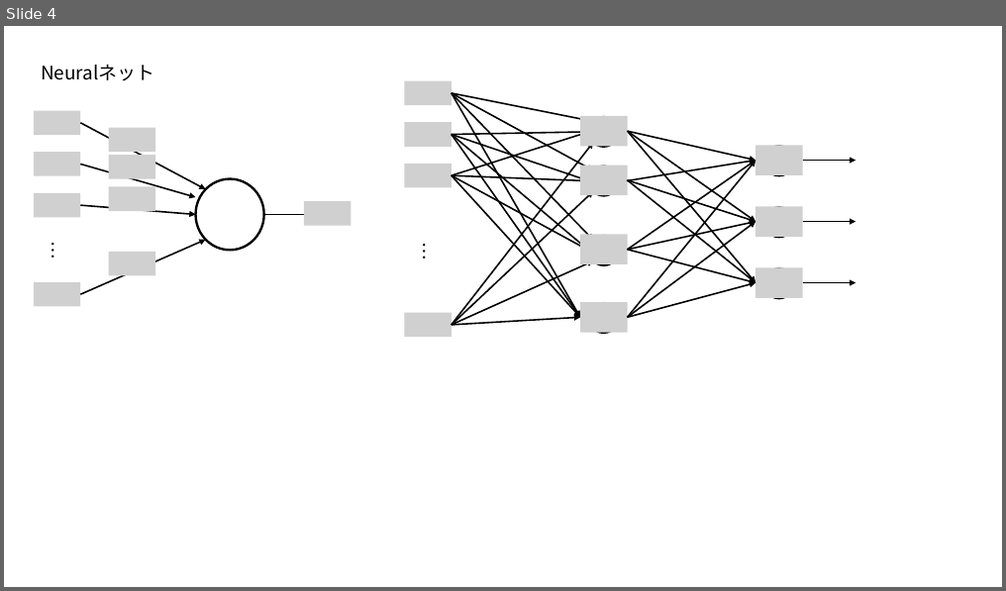
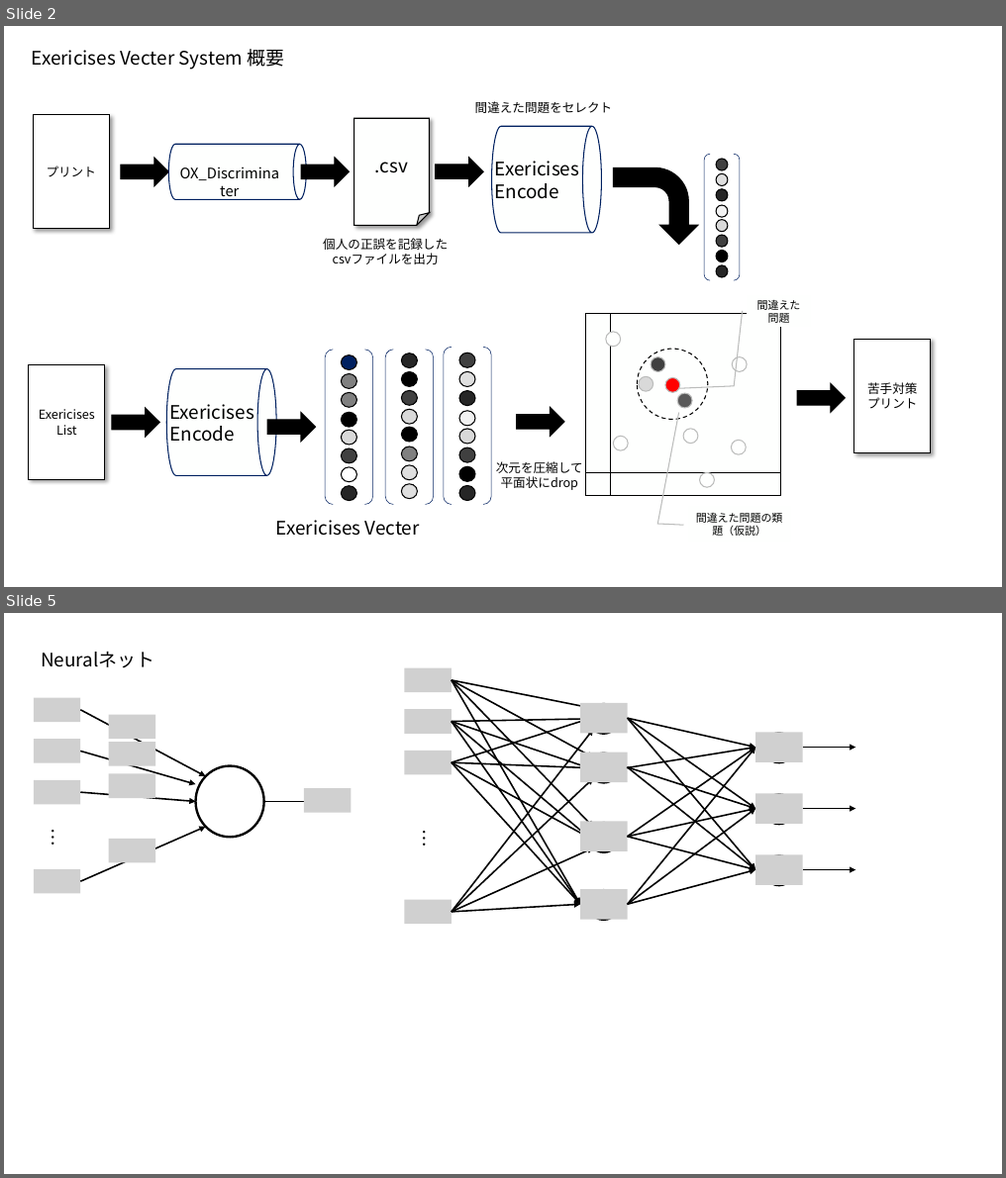
Before and after one commit to Poler382/thesis, a slide deck: pptx/図を作る用.pptx. Shown one above the other, each under a label of ours: slide 4 before the commit, slides 2 and 5 after it; the slides between them are not shown. The pictures are 1006x591 and 1006x1178 pixels, drawn with LibreOffice and Linux fonts; fonts in the diff are those of the drawing; grey boxes stand for pictures. Boxes give left, top, right and bottom in pixels: in the first picture for what was removed or moved away, otherwise in the second. Text is boxed around its words. In the diff, an @@ line names an element or a change of style, - is before the commit and + after.

```diff
--- a/pptx/図を作る用.pptx
+++ b/pptx/図を作る用.pptx
@@ slide 2 added at box(4, 26, 1002, 587), background #FFFFFF @@
@@ group added at box(29, 49, 931, 544): 43 ellipses, 8 texts, 7 right arrows, 4 bracket pairs, 3 rectangles, 3 cylinders, 2 callouts, 1 folded corner, 1 flow chart internal storage, 1 bent arrow @@
+プリント
+Exericises Vecter System 概要
+.csv
+個人の正誤を記録した
+csvファイルを出力
+OX_Discriminater
+間違えた問題をセレクト
+Exericises
+List
+Exericises
+Encode
+Exericises Vecter
+次元を圧縮して
+平面状にdrop
+間違えた問題
+間違えた問題の類題（仮説）
+Exericises
+Encode
+苦手対策
+プリント
@@ what was slide 4 is now slide 5 @@
```
Also in this commit, not shown: 5 slides changed, 5 other slides added, 1 slide removed, 15 other files.
